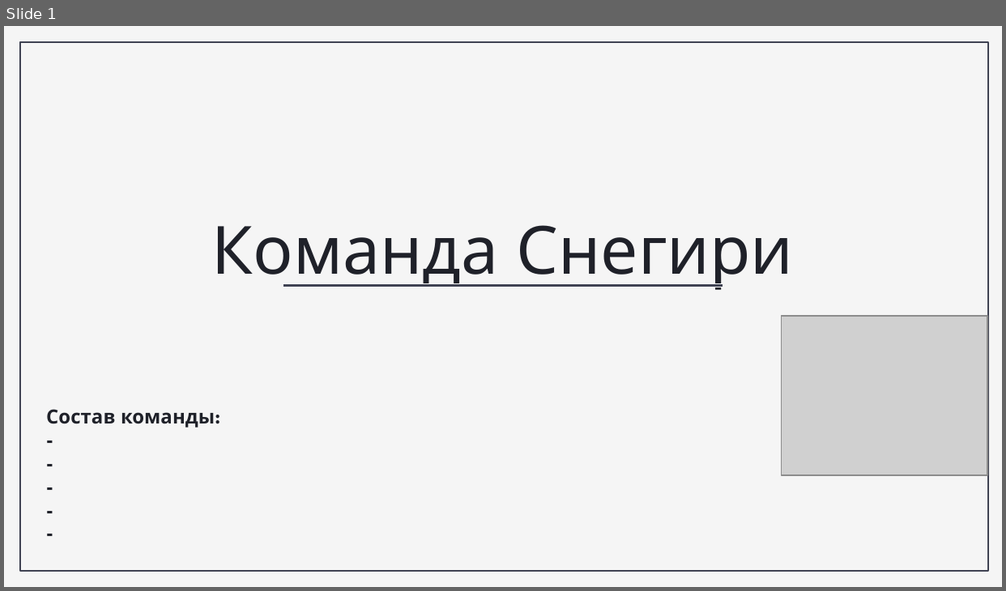
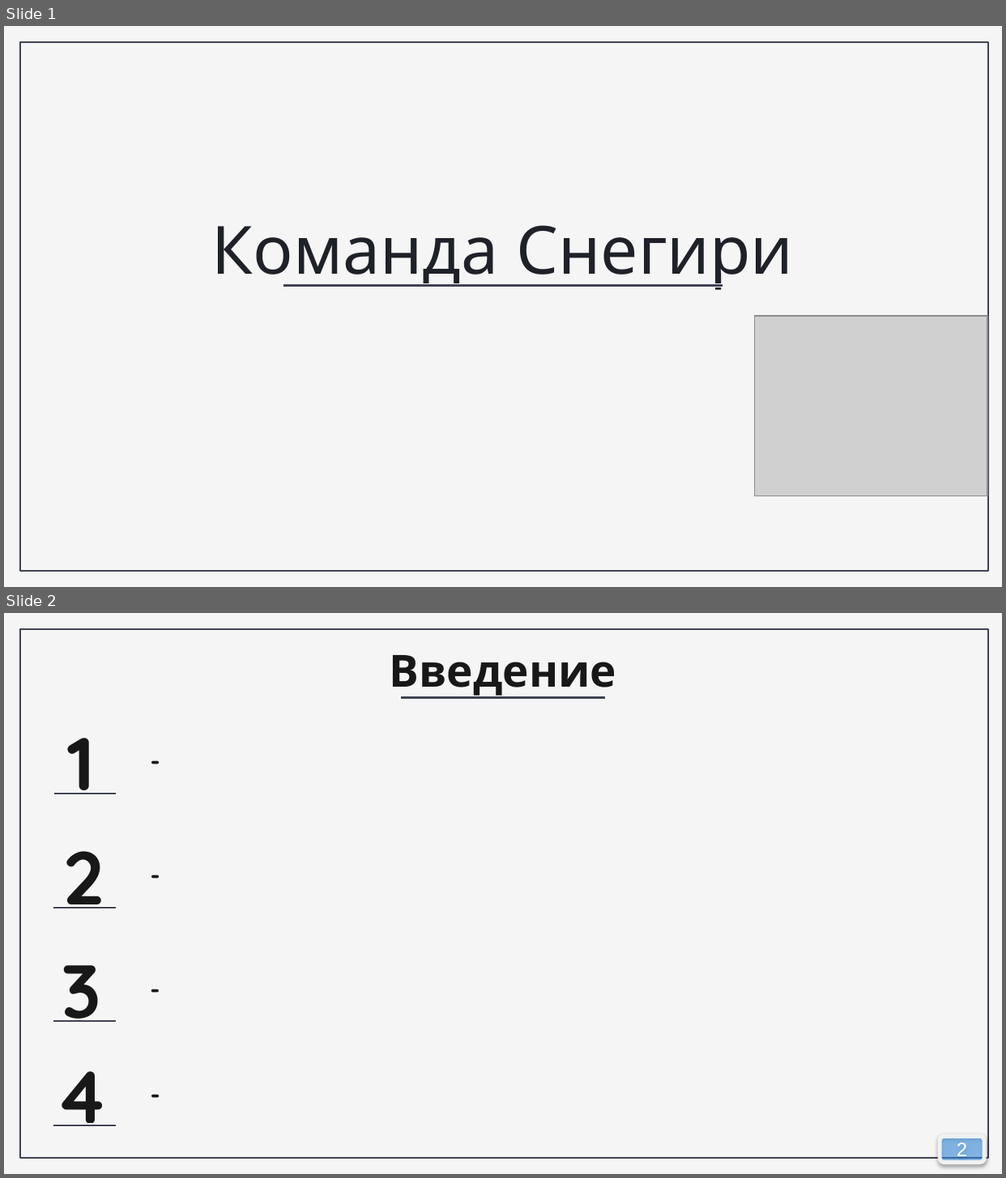
Before and after one commit to ryzhovsr/Hackathon, a slide deck: Снегири. Презентация.pptx. Shown one above the other, each under a label of ours: slide 1 before the commit, slides 1 and 2 after it. The pictures are 1006x591 and 1006x1178 pixels, drawn with LibreOffice and Linux fonts; fonts in the diff are those of the drawing; grey boxes stand for pictures; background and template pictures are left out. Boxes give left, top, right and bottom in pixels: in the first picture for what was removed or moved away, otherwise in the second. Text is boxed around its words. In the diff, an @@ line names an element or a change of style, - is before the commit and + after.

```diff
--- a/Снегири. Презентация.pptx
+++ b/Снегири. Презентация.pptx
@@ slide 2 added at [4,613,1002,1174], background picture (left out); not listed: 1 template element that a slide beside it also shows @@
@@ text added at [390,655,616,699], 32 pt, text #181818, bold @@
+Введение
@@ line added from (400, 698) to (606, 698), #FFFFFF 3 pt @@
@@ line added from (400, 698) to (605, 698), #3F4252 1.5 pt @@
@@ text added at [141,716,954,807], 18 pt, text #181818, bold @@
+-
@@ text added at [68,738,96,794], 54 pt, text #181818, bold @@
+1
@@ line added from (54, 794) to (117, 794), #FFFFFF 3 pt @@
@@ line added from (54, 794) to (116, 794), #3F4252 1.5 pt @@
@@ title added at [141,819,952,931], 18 pt, text #181818, bold @@
+-
@@ text added at [63,851,104,909], 54 pt, text #181818, bold @@
+2
@@ line added from (53, 909) to (116, 909), #FFFFFF 3 pt @@
@@ line added from (54, 909) to (116, 909), #3F4252 1.5 pt @@
@@ text added at [141,943,880,1034], 18 pt, text #181818, bold @@
+-
@@ text added at [62,965,101,1022], 54 pt, text #181818, bold @@
+3
@@ line added from (53, 1021) to (116, 1021), #FFFFFF 3 pt @@
@@ line added from (53, 1021) to (116, 1021), #3F4252 1.5 pt @@
@@ text added at [141,1049,952,1139], 18 pt, text #181818, bold @@
+-
@@ text added at [55,1071,108,1127], 54 pt, text #181818, bold @@
+4
@@ line added from (53, 1126) to (116, 1126), #FFFFFF 3 pt @@
@@ line added from (54, 1126) to (116, 1126), #3F4252 1.5 pt @@
@@ page number added at [940,1137,985,1163], fill #3B9FFF at 50% opacity, outline #F5F5F5 3 pt, 14 pt, text #FFFFFF @@
+2
@@ slide 1 changed as well @@
@@ picture: place and size @@
-picture at [782,317,988,476]
+picture at [754,317,987,497]
@@ text removed at [46,409,220,428] @@
-Состав команды:
--
--
--
--
--
```
Also in this commit, not shown: 1 other slide changed, 6 other slides added, 1 other file.
